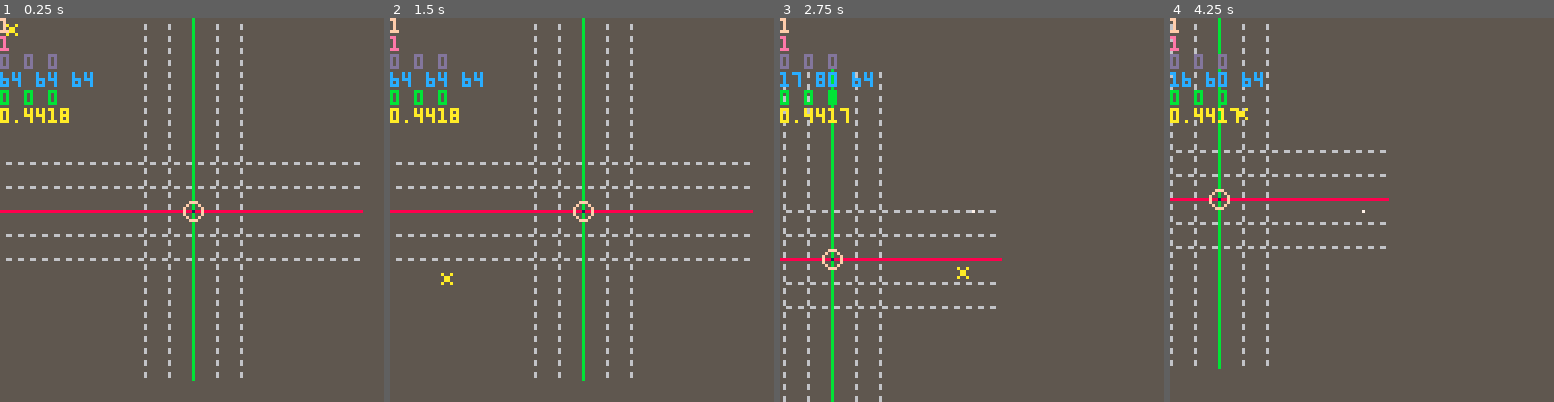
Above: before the commit, frames 1-4 (left to right).
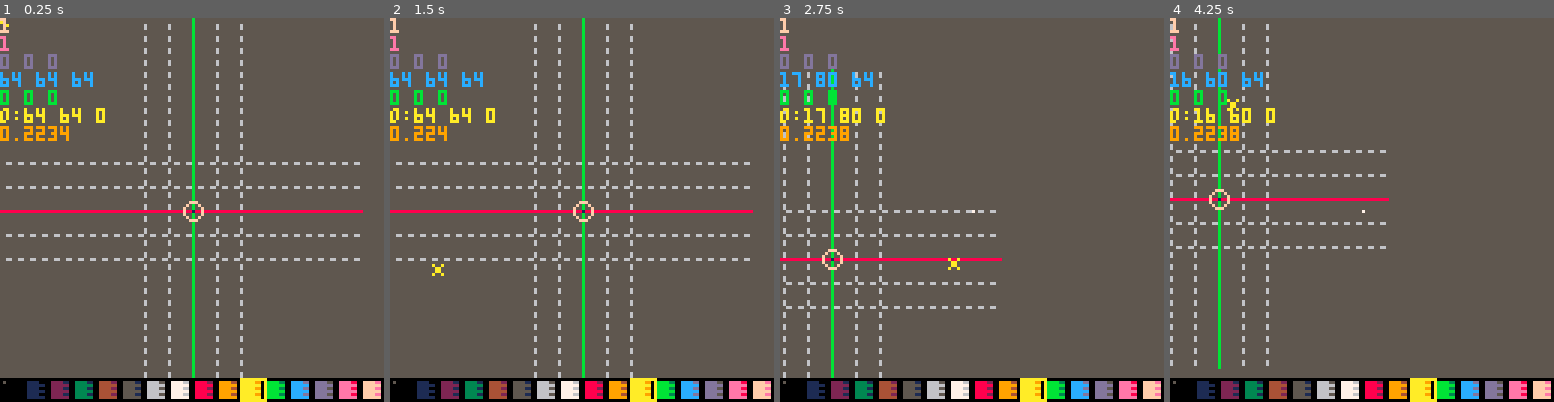
Above: after the commit, the same moments.

Repository: bitchunk/pico8misk
Game: PICO-8 cartridge poly4b.p8
Same seed, same stepped clock (60 frames per second), same inputs: the game is played once before the commit and once after it.
Inputs (mouse positions are in pixels of both pictures, inside the frame that each line leads up to):
- Up to frame 1 (0.25 s): no input
- Up to frame 2 (1.5 s): tap X (X key) at 0.33, 1.07 s; click (670, 121) at 0.67 s; tap O (Z key) at 0.7 s; click (436, 267) at 1.22 s
- Up to frame 3 (2.75 s): hold Right 1.6-2.1 s; tap O (Z key) at 1.7, 2.1, 2.5 s; click (887, 114) at 1.77 s; tap X (X key) at 1.85 s; hold Up 2.15-2.42 s; click (952, 259) at 2.32 s; hold Right from 2.47 s (still down)
- Up to frame 4 (4.25 s): click (1404, 106) at 2.87 s; tap O (Z key) every 0.4 s from 2.9 to 4.1 s; tap X (X key) at 2.97, 4.08 s; release Right at 3.03 s; hold Left 3.08-3.58 s; click (1465, 256) at 3.42 s; hold Down 3.63-3.97 s; click (1231, 102) at 3.97 s; hold Right from 4.02 s (still down)

The runs differ from the first frame. In frame 1, 6.6% of the frame differs, in the area x 0-100%, y 0-100%; in frame 2, 6.6%; in frame 3, 6.8%, in the area x 0-100%, y 23-100%; in frame 4, 6.8%.

Commit message:
ガイドの正確性 VIEW回転で外側をZ回転操作に変更 カラーパレット追加 ホイールでZカーソルの移動 履歴１を追加　SHIFT+Z 複数選択の修正 カリングをシンプルに ライトを２階調

Diff:
--- a/poly4b.p8
+++ b/poly4b.p8
@@ -475,12 +475,15 @@
 kmap=htbl[[{-1 0} {1 0} {0 -1} {0 1}]]
 wasd=htbl[[a d w s]]
 view=mkrect[[64 64 128 128]]
+viewb=mkrect[[64 64 128 128]]
 --cam=mkrect[[64 64 128 128]]
 rview=mkrect[[0 0 128 128]]
 opos=mkrect[[0 0 0 0]]
 oposb=mkrect[[0 0 0 0]]
 orot=mkrect[[0 0 0 0]]
+orotb=mkrect[[0 0 0 0]]
 view.z=64
+viewb.z=64
 
 genab=htbl[[x=true;y=true;z=true;]]
 gedef=htbl[[x=false;y=false;z=false;]]
@@ -490,6 +493,7 @@
 
 spid=0
 vtxs={}
+vtxsb={}
 vcol=10
 --cam.z=64
 opos.z=0
@@ -499,7 +503,8 @@
 --cat(view,htbl[[r{x=0;y=0;z=0;}]])
 ldps=3
 vtxsel={1}
-vtxslt=1
+vtxsl=1
+vtxsll=0
 vtxslf=1
 dblwait=0
 
@@ -508,7 +513,14 @@
 dragstart(view,1)
 dragstart(rview,1)
 --cls()
---pspal=tablefill(0,4,16)
+--clickp=tablefill({0,0,0,false},16*16*16)
+clickp={}
+ecxy('-8 0 16 1',function(z)
+ecxy('-8 -8 16 16',function(x,y)
+add(clickp,{x,y,z})
+end)
+end)
+
 pspal=tablefill(0,16)
 ecxy('0 0 2 1',function(c,r)
 ecxy('0 0 4 8',function(x,y)
@@ -549,123 +561,143 @@
 cls(5)
 local p=0
 
-
---cat(v,htbl'0{{0 6 0}{0 7 0}{0 6 0}}')
-
 rectfill(64,64,64,64,7)
---local msk=0xcc33.8
---local msk=0x7ffe
+
 local msk=0xffff
 local qx,qy,qz=vradq(rview,1/128)
 local zr=64/view.z
 
+--**draw glid**
 fillp(0xcc33.8)
+clickp={x={},y={},z={}}
+local c=genab.z and 13 or 6
 if genab.x then
-local c=genab.z and 13 or 6
 for i=max(opos.y-2,-7),min(opos.y+2,7) do
-local y=genab.y and i*zr*8 or 0
-local x=genab.z and i*zr*8 or 0
---local x1,y1,z=rots(56*zr,y,x,qx,qy,qz)
---local x2,y2,z=rots(-64*zr,y,x,qx,qy,qz)
-local q,x1,y1,z=rots(56*zr,y,x,qx,qy,qz)
-local q,x2,y2,z=rots(-64*zr,y,x,qx,qy,qz)
+local x=0
+local y=genab.z and opos.y*8*zr or i*8*zr
+local z=genab.z and (i-opos.y+opos.z)*8*zr or opos.z*8*zr
+local q,x1,y1,z1=rots(56*zr+x,y,z,qx,qy,qz)
+local q,x2,y2,z2=rots(-64*zr+x,y,z,qx,qy,qz)
 line(x1+view.x,y1+view.y,x2+view.x,y2+view.y,c)
 end
 end
 if genab.y then
 for i=max(opos.x-2,-7),min(opos.x+2,7) do
-local x=i*zr*8
---local x1,y1,z=rots(x,56*zr,0,qx,qy,qz)
---local x2,y2,z=rots(x,-64*zr,0,qx,qy,qz)
-local q,x1,y1,z=rots(x,56*zr,0,qx,qy,qz)
-local q,x2,y2,z=rots(x,-64*zr,0,qx,qy,qz)
-line(x1+view.x,y1+view.y,x2+view.x,y2+view.y,6)
+local x=genab.z and opos.x*8*zr or i*8*zr
+local y=0
+local z=genab.z and (i-opos.x+opos.z)*8*zr or opos.z*8*zr
+local q,x1,y1,z1=rots(x,56*zr+y,z,qx,qy,qz)
+local q,x2,y2,z2=rots(x,-64*zr+y,z,qx,qy,qz)
+line(x1+view.x,y1+view.y,x2+view.x,y2+view.y,c)
 end
 end
 if genab.z then
 local st=genab.x and opos.x or opos.y
 for i=max(st-2,-7),min(st+2,7) do
-local x=i*zr*8
---local x1,y1,z=rots(x,0,56*zr,qx,qy,qz)
---local x2,y2,z=rots(x,0,-64*zr,qx,qy,qz)
-local q,x1,y1,z=rots(x,0,56*zr,qx,qy,qz)
-local q,x2,y2,z=rots(x,0,-64*zr,qx,qy,qz)
-line(x1+view.x,y1+view.y,x2+view.x,y2+view.y,6)
+local x=genab.x and i*8*zr or opos.x*8*zr
+local y=genab.y and i*8*zr or opos.y*8*zr
+local z=genab.x and 0 or 0
+local q,x1,y1,z1=rots(x,y,56*zr+z,qx,qy,qz)
+local q,x2,y2,z2=rots(x,y,-64*zr+z,qx,qy,qz)
+line(x1+view.x,y1+view.y,x2+view.x,y2+view.y,c)
 end
 end
 
 --local x1,y1,z=rots(56*zr,opos.y*8*zr,opos.z*8*zr,qx,qy,qz)
 --local x2,y2,z=rots(-64*zr,opos.y*8*zr,opos.z*8*zr,qx,qy,qz)
+
+--local q,x1,y1,z=rots(56*zr,0,0,qx,qy,qz)
+--local q,x2,y2,z=rots(-64*zr,0,0,qx,qy,qz)
+--line(x1+view.x+opos.x*8*zr,y1+view.y+opos.y*8*zr,x2+view.x+opos.x*8*zr,y2+view.y+opos.y*8*zr,0x28)
+fillp(not genab.x and msk)
 local q,x1,y1,z=rots(56*zr,opos.y*8*zr,opos.z*8*zr,qx,qy,qz)
 local q,x2,y2,z=rots(-64*zr,opos.y*8*zr,opos.z*8*zr,qx,qy,qz)
-fillp(not genab.x and msk)
 line(x1+view.x,y1+view.y,x2+view.x,y2+view.y,0x28)
 --local x1,y1,z=rots(opos.x*8*zr,56*zr,opos.z*8*zr,qx,qy,qz)
 --local x2,y2,z=rots(opos.x*8*zr,-64*zr,opos.z*8*zr,qx,qy,qz)
 local q,x1,y1,z=rots(opos.x*8*zr,56*zr,opos.z*8*zr,qx,qy,qz)
 local q,x2,y2,z=rots(opos.x*8*zr,-64*zr,opos.z*8*zr,qx,qy,qz)
+--local q,x1,y1,z=rots(0,56*zr,0,qx,qy,qz)
+--local q,x2,y2,z=rots(0,-64*zr,0,qx,qy,qz)
 fillp(not genab.y and msk)
+--line(x1+view.x+opos.x*8*zr,y1+view.y+opos.z*8*zr,x2+view.x+opos.x*8*zr,y2+view.y+opos.z*8*zr,0x3b)
 line(x1+view.x,y1+view.y,x2+view.x,y2+view.y,0x3b)
 --local x1,y1,z=rots(opos.x*8*zr,opos.y*8*zr,56*zr,qx,qy,qz)
 --local x2,y2,z=rots(opos.x*8*zr,opos.y*8*zr,-64*zr,qx,qy,qz)
 local q,x1,y1,z=rots(opos.x*8*zr,opos.y*8*zr,56*zr,qx,qy,qz)
 local q,x2,y2,z=rots(opos.x*8*zr,opos.y*8*zr,-64*zr,qx,qy,qz)
+--local q,x1,y1,z=rots(0,0,56*zr,qx,qy,qz)
+--local q,x2,y2,z=rots(0,0,-64*zr,qx,qy,qz)
 fillp(not genab.z and msk)
 line(x1+view.x,y1+view.y,x2+view.x,y2+view.y,0x1c)
+--line(x1+view.x+opos.x*8*zr,y1+view.y+opos.y*8*zr,x2+view.x+opos.x*8*zr,y2+view.y+opos.y*8*zr,0x1c)
 fillp()
 
+--tmap(clickp,function(p)
+
+--ecxy({-2,-2,5,5},function(x,y)
+--local q,x,y,z=rots
+--(genab.x and ((opos.x+x)*8*zr) or ((opos.y+y)*8*zr)
+--,not genab.z and ((opos.y+y)*8*zr) or 0
+--,genab.z and ((opos.z+(genab.x and y or x))*8*zr) or 0
+--,qx,qy,qz)
+--circfill(x+view.x,y+view.y,1,8)
+--end)
+--dbg('nm'..join(normalize({0,0,-64}),' '))
 
 local vt={}
 local tr={}
 local vs={}
+local qx,qy,qz=vradq(rview,1/128)
 --tmap(vtxs,function(v,i)
 --vs=tmap(rolzsort(cat({},vtxs),qx,qy,qz),function(v,i)
 vs=tmap(cat({},vtxs),function(v,i)
 local q,vx,vy,vz=spread(rolq(rolq(rolq({0,v[1],v[2],v[3]},qx),qy),qz))
---x,y,z,
+--local q,vx,vy,vz=spread(rolq(rolq(rolq({0,v[1]-opos.x,v[2]-opos.y,v[3]},qx),qy),qz))
 v=cat({},{vx,vy,vz,v[4],i=i})
-
---v[1]=v[1]*8*zr+view.x
---v[2]=v[2]*8*zr+view.y
+--v[1]=v[1]*8*zr+view.x+opos.x*8*zr
+--v[2]=v[2]*8*zr+view.y+opos.y*8*zr
 v[1]=v[1]*8*zr+view.x
 v[2]=v[2]*8*zr+view.y
 
 vt[v.i]=v
 return v
 end)
-
 
 --tmap(rolzsort(vt,vradq(rview,1/128)),function(v,i)
 --tmap(rolzsort(vt,qx,qy,qz),function(v,i)
 tmap(vs,function(v,i)
-local pfnc=inrng(v.i,vtxslt,vtxslf) and circfill or circ
+local pfnc=inrng(v.i,vtxsl,vtxslf) and circfill or circ
 
 --v[1]=v[1]*8*zr+view.x
 --v[2]=v[2]*8*zr+view.y
-if inrng(v.i,vtxslt,vtxslf)  then
-circfill(v[1],v[2],2,i==vtxslt and v[4] or 11)
+--if inrng(v.i,vtxsl,vtxslf)  then
+if inrng(v.i,vtxsl,vtxsl+vtxsll) then
+circfill(v[1],v[2],2,i==vtxsl and v[4] or 11)
 end
 circ(v[1],v[2],2,v[4])
 --drawp(v[1],v[2],v[3],v[4],2)
 --if #tr>2 then
 if v.i>2 then
-tr={v,vt[v.i-1],vt[v.i-2]}
+tr={vt[v.i-2],vt[v.i-1],v}
+--tr={v,vt[v.i-1],vt[v.i-2]}
 --fp=rtfp(facerad(tr[1]))
 --dbg('vt '..join(v,' '))
 --dbg('nm '..join(normalize(v,1),' '))
 --dbg('nm '..join(normalize({view.x,view.y,view.z},1),' '))
 --dbg(dot(normalize({view.x,view.y,view.z}),normalize(v,1)))
-local c,fp=light(pspal[tr[1][4]],dot({0,0,-64},normalize(v,1)))
-dbg('li '..join({c,fp},' '))
-
-if cull(tr[1][1],tr[1][2],tr[2][1],tr[2][2],tr[3][1],tr[3][2])==band(v.i,1) then
+local c,fp=light(pspal[tr[1][4]],dot({0,0,-32},normalize(v,1)))
+--dbg('li '..join({c,fp},' '))
+
+--if cull(tr[1][1],tr[1][2],tr[2][1],tr[2][2],tr[3][1],tr[3][2])==band(v.i,1) then
+if cull(tr[1][1],tr[1][2],tr[2][1],tr[2][2],tr[3][1],tr[3][2])<1 then
 return
 end
 --add(tr,v)
 --vdmp(tr[1])
 --trifill(tr[1],tr[2],{10 ,10},14)
 --raster_triangle(tr[1],tr[2],tr[3])
-dbg(facerad(tr[1]))
+--dbg(facerad(tr[1]))
 
 if fp then
 p01_triangle_163(tr[1][1],tr[1][2],tr[2][1],tr[2][2],tr[3][1],tr[3][2],c,fp)
@@ -677,22 +709,37 @@
 fillp()
 v=cubr
 pfnc=circ
-drawo(v,opos.x-1,opos.y-1,opos.z-1)
-
+local q,vx,vy,vz=spread(rolq(rolq(rolq({0,opos.x,opos.y,opos.z},qx),qy),qz))
+--drawo(v,opos.x-1,opos.y-1,opos.z-1)
+drawp(vx*8*zr+view.x,vy*8*zr+view.y,vz*8*zr+view.z,15,3)
+orot.x=vx*8*zr+view.x
+orot.y=vy*8*zr+view.y
+
+rectfill(0,120,127,127,0)
+for x=0,15 do
+fillp()
+rectfill(1+x*8,121,4+x*8,126,lshr(pspal[x],4))
+fillp(0x0f0f)
+rectfill(5+x*8,121,6+x*8,126,lshr(pspal[x],4))
+end
+fillp()
+pset(1,121,5)
 pal(7,vcol)
-spr(spid,mo.x,mo.y)
+rect(vcol*8,120,vcol*8+8,127,pspal[vcol])
+spr(spid,mo.x-3,mo.y-3)
 pal()
 
 end
 ,def_k=function(o)
 local b
+if not keystate.█ then
 tmap(kmap,function(v,i)
 if btn(i-1) or btn(i-1,1) then
 view.x-=kmap[i][1]
 view.y-=kmap[i][2]
 end
 end)
-
+end
 cat(genab,gedef)
 local x,y
 =cos(rview.x%64/64)>0
@@ -721,9 +768,16 @@
 --**drag view**
 spid=1
 local x,y=dragrot(view,{x=0,y=0,z=0})
+--local x,y,z=dragrot(rview,{x=opos.x,y=opos.y,z=opos.z})
+
 view.ud(x,y)
 else
-if mo.l and chold then
+if not mo.r and mo.l and chold then
+if mo.y>120 then
+vcol=flr(min(mo.x/8,15))
+return
+end
+
 --**drag cursor**
 scale=8
 local p={dragdist(opos,rview)}
@@ -737,36 +791,60 @@
 scale=1
 
 if opos.x+opos.y+opos.z~=oposb.x+oposb.y+oposb.z then
-dblwait=9
-end
+dblwait=12
+end
+--**[cancel] drag cursor**
 cat(oposb,opos)
 end
 end
 dblwait=max(0,dblwait-1)
 
-if mo.rt then
+if mo.l and mo.rt then
 --**cancel cursor drag**
 cat(opos,oposb)
 chold=false
 end
 
-if mo.mt then
+if mo.rt then
 chold=true
-end
-if mo.m and chold then
+ytzr=not inrng(mo.y,24,104)
+xtzr=not inrng(mo.x,24,104)
+cat(viewb,view)
+cat(orotb,orot)
+
+elseif mo.rut then
+ytzr=false
+xtzr=false
+end
+
+if mo.r and chold then
+
 --**rotate view**
 spid=2
 dragstart(rview)
 dragstart(orot)
-local x,y,z=dragrot(rview,{x=0,y=0,z=0})
-z=rview.z
+local x,y,zx,zy=dragrot(rview,{x=0,y=0,z=0})
+--local x,y,z=dragrot(rview,{x=opos.x,y=opos.y,z=opos.z})
+--z=rview.z
+local z=rview.z
+if ytzr then
+spid=3
+z=zx
+x=rview.x
+end
+if xtzr then
+spid=3
+z=zy
+y=rview.y
+end
+
 if keystate[' '] then
 --**rot z and fix rot x-y **
 z=x
 x,y=rview.x,rview.y
 end
+--**rot view with one axis
 if keystate.x then
---**
 x,y,z=rview.x,x,rview.z
 end
 if keystate.c then
@@ -776,8 +854,20 @@
 x,y,z=rview.y,rview.y,x+y
 end
 
+if mo.l then
+--orot.z=z
+--orot.ud(x,y)
+else
 rview.z=z
 rview.ud(x,y)
+end
+
+
+--view.x+=(flr(orot.x)==64 and  or sgn(orot.x))
+--view.x=64-64*sin(64/orot.x)
+--view.x=viewb.x-orot.x+orotb.x
+
+
 --rview.ud(inrng(x,128,-128) and x or -sgn(x)*128
 --,inrng(y,128,-128) and y or -sgn(y)*128)
 
@@ -789,74 +879,87 @@
 mo.rdb=false
 view.z-=mo.w*2
 else
-vcol=(vcol+16+mo.w)%16
+--vcol=(vcol+16+mo.w)%16
+opos.z=mid(opos.z+mo.w,-8,7)
 --rview.z-=mo.w*2
 end
 
-if keytrg[','] then
-	if mo.r then
-		vtxslt=min(vtxslt,#vtxs)
-		vtxslf=max(vtxslf-1,1)
-	else
-		vtxslt=max(vtxslt-1,1)
-		vtxslf=vtxslt
-	end
-end
-if keytrg['.'] then
-	if mo.r then
-		vtxslf=min(vtxslf+1,#vtxs+1)
-	else
-		vtxslt=min(vtxslt+1,#vtxs+1)
-		vtxslf=vtxslt
-	end
+if keytrg.█ then
+vtxsl=#vtxs
+vtxsll=-#vtxs+1
+end
+if mo.r and keytrg[','] or keytrg['<'] then
+		vtxsll=min(vtxsll-1,vtxsl-1)
+ 	vtxsl=mid(vtxsl,1,#vtxs)
+elseif keytrg[','] then
+		vtxsl=max(vtxsl-1,1)
+		vtxsll=0
+end
+if mo.r and keytrg['.'] or keytrg['>'] then
+	vtxsll=min(vtxsll+1,#vtxs-vtxsl)
+	vtxsl=mid(vtxsl,1,#vtxs)
+elseif keytrg['.'] then
+		vtxsl=min(vtxsl+1,#vtxs+1)
+	 vtxsll=0
 end
 if mo.ldb then
 --	local v={flr(opos.x),flr(opos.y),flr(opos.z),vcol}
+ vtxsb={}
+	tmap(vtxs,function(v)
+	add(vtxsb,cat({},v))
+	end)
 	local v={flr(opos.x),flr(opos.y),flr(opos.z),vcol}
---	if vtxslt<#vtxs+1 then
-	if vtxslt~=vtxslf then
-	 local st=min(vtxslf,vtxslt)
-	 local en=max(vtxslf,vtxslt-1)
-cls()
+	if vtxsll~=0 or vtxsl<=#vtxs then
+	 local st=max(1,min(vtxsl+vtxsll,vtxsl))
+	 local en=min(#vtxs,max(vtxsl+vtxsll,vtxsl))
 		for i=st,en do
 		ecxy('1 0 3 1',function(a)
 		vtxs[i][a]+=v[a]-vtxs[en][a]
---		v.i=vtxslt
+
 		end)
---		vtxs[vtxslt]=v
---		v.i=vtxslt
 		end
 --		stop()
 
 	else
 	add(vtxs,v)
+
 	v.i=#vtxs
-	vtxslt=#vtxs+1
-	vtxslf=vtxslt
+	vtxsl=#vtxs+1
+	vtxslf=vtxsl
 	end
 end
 if mo.rdb then
-del(vtxs,vtxs[vtxslt<#vtxs+1 and vtxslt or #vtxs])
+vtxsb={}
+tmap(vtxs,function(v)
+add(vtxsb,cat({},v))
+end)
+del(vtxs,vtxs[vtxsl<#vtxs+1 and vtxsl or #vtxs])
 vtxs=cat({},vtxs)
-vtxslt=#vtxs+1
-vtxslf=vtxslt
-end
-
-dbg(vtxslt)
+vtxsl=#vtxs+1
+vtxsll=0
+end
+
+dbg(vtxsl)
 dbg(vtxslf)
 if keystate['0'] then
 chold=false
-if mo.m then
+if mo.r then
 rview.z=0
 rview.ud(0,0)
 elseif mo.l then
 opos.z=0
 opos.ud(0,0)
+oposb.z=0
+oposb.ud(0,0)
 elseif keystate[' '] then
 view.ud(64,64)
 view.z=64
 else
 end
+end
+
+if keytrg.▥ then
+vtxs,vtxsb=vtxsb,vtxs
 end
 end
 
@@ -880,7 +983,9 @@
 o.prm.r=s or o.prm.r
 o.prm.cr=c or o.prm.cr
 
-if keytrg["\r"] then
+if o.prm.r then
+if keytrg["\r"] or keytrg.z then
+poke(0x5f30,1)
 local st=0x40*32
 local ids={}
 --local r=o.prm.r
@@ -907,21 +1012,25 @@
 cstore(0,0,0x2000)
 
 end
+end
 if keystate.q then
 scenesbat[[
 d st def_d 0
 k st def_k 0
 ]]
+return 1
 end
 end
 ,load_k=function(o)
 if o.fst then
-keytrg["\r"]=false
+--keytrg["\r"]=false
 end
 local c,s=selcell()
 o.prm.r=s or o.prm.r
 o.prm.cr=c or o.prm.cr
-if keytrg["\r"] then
+if o.prm.r then
+if keytrg["\r"] or keytrg.z then
+poke(0x5f30,1)
 local st=0x40*32
 local ids={}
 local r=o.prm.r
@@ -960,12 +1069,15 @@
 d st def_d 0
 k st def_k 0
 ]]
+return 1
+end
 end
 if keystate.q then
 scenesbat[[
 d st def_d 0
 k st def_k 0
 ]]
+return 1
 end
 end
 }
@@ -1000,6 +1112,7 @@
 dbg(join({opos.x,opos.y,opos.z},' '))
 dbg(join({view.x,view.y,view.z},' '))
 dbg(join({rview.x,rview.y,rview.z},' '))
+dbg('o:'..join({orot.x,orot.y,orot.z},' '))
 dbg(stat(1))
 dbg_print()
 end
@@ -1058,12 +1171,12 @@
 
 mst.lh=max(0,mst.lh-1)
 if mo.lt then
-mst.lh=12
+mst.lh=mo.ldb and 0 or 12
 end
 
 mst.rh=max(0,mst.rh-1)
 if mo.rt then
-mst.rh=12
+mst.rh=mo.rdb and 0 or 12
 end
 
 return mo
@@ -1079,11 +1192,12 @@
 function dragrot(vw,rv)
 local qx,qy,qz=vradq({x=rv.x,y=rv.y,z=rv.z},1/128)
 --local x,y,z=mo.x-mo.sx*sgn(rv.x),mo.y-mo.sy*sgn(rv.y),64
-local x,y,z=mo.x-mo.sx,mo.y-mo.sy,64
+local x,y,zx,zy=mo.x-mo.sx,mo.y-mo.sy,mo.x-mo.sx,mo.y-mo.sy
 return
  x/scale+vw.stx
 ,y/scale+vw.sty
-,z/scale+vw.stz
+,zx/scale+vw.stz
+,zy/scale+vw.stz
 end
 
 function dragdist(vw,rv)
@@ -1282,12 +1396,11 @@
 return rfp[mid(1,8,flr(r*100)-8)]
 end
 function light(c,r)
-local s=mid(r*4,0,3)
-dbg('q '..c..' '..s..' '..band(s,0x.ffff)*7+1)
---local s=toc(r,4)
---return rfp[mid(1,8,flr(r*7)+1)]
-return band(lshr(c,flr(s)*4),0xff),rfp[mid(1,8,flr(band(s,0x.ffff)*7)+1)]
---return toc(r,4),rfp[mid(1,8,flr(r*7)+1)]
+local s=1-mid(r*2,0,1)
+--local s=mid(r*4,0,3)
+--dbg('q '..c..' '..s..' '..band(s,0x.ffff)*7+1)
+--return band(lshr(c,flr(s)*4),0xff),rfp[mid(1,8,flr(band(s,0x.ffff)*7)+1)]
+return band(lshr(c,flr(s+1)*4),0xff),rfp[mid(1,8,flr(band(s,0x.ffff)*7)+1)]
 end
 
 function dot(v1,v2)--,x3,y3,z3
@@ -1301,7 +1414,7 @@
 end
 
 function cull(x1,y1,x2,y2,x3,y3)
-return (x2-x1)*(y3-y1)<(x3-x1)*(y2-y1) and 1 or 0
+return (x2-x1)*(y3-y1)>(x3-x1)*(y2-y1) and 1 or 0
 end
 
 
Not shown, changed: 24 lines of the sprite sheet (__gfx__) section of poly4b.p8
